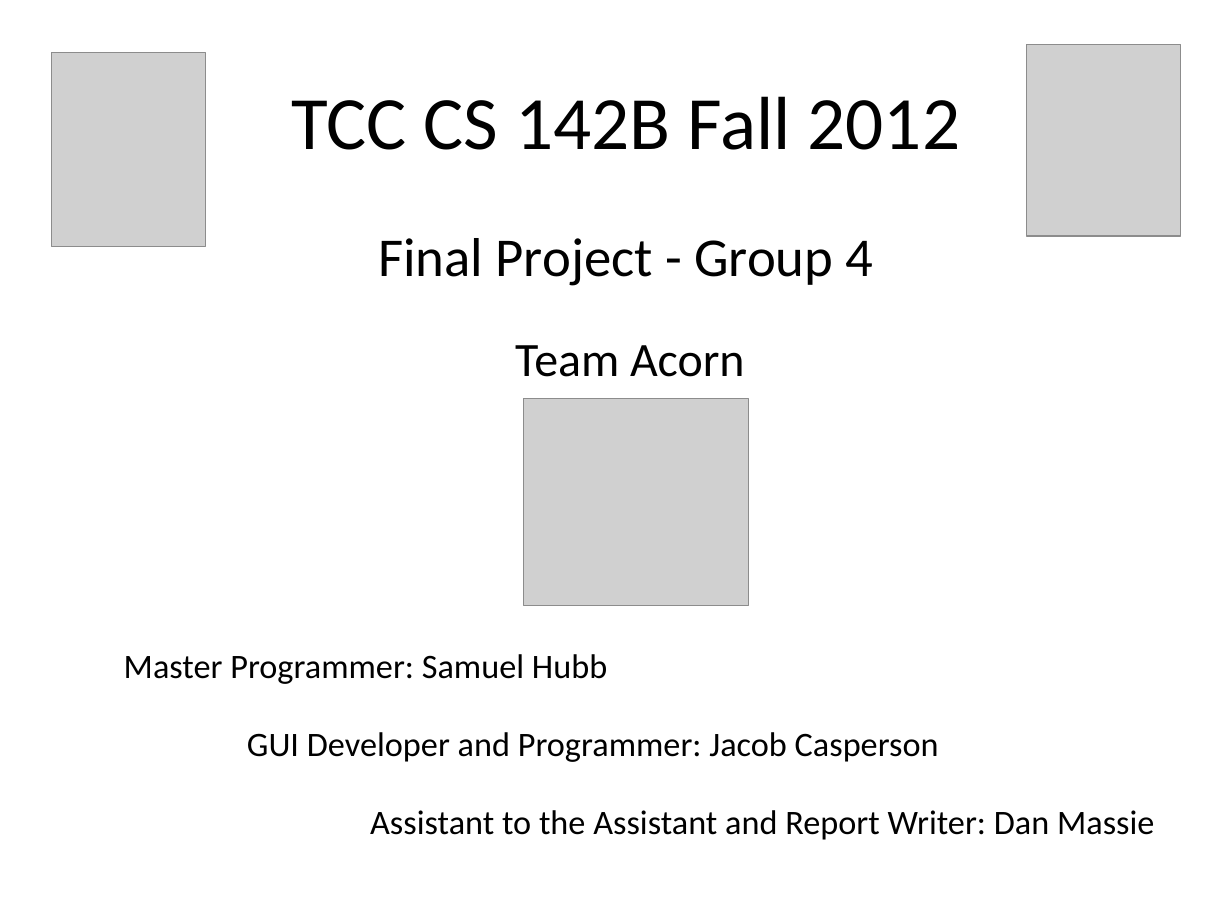
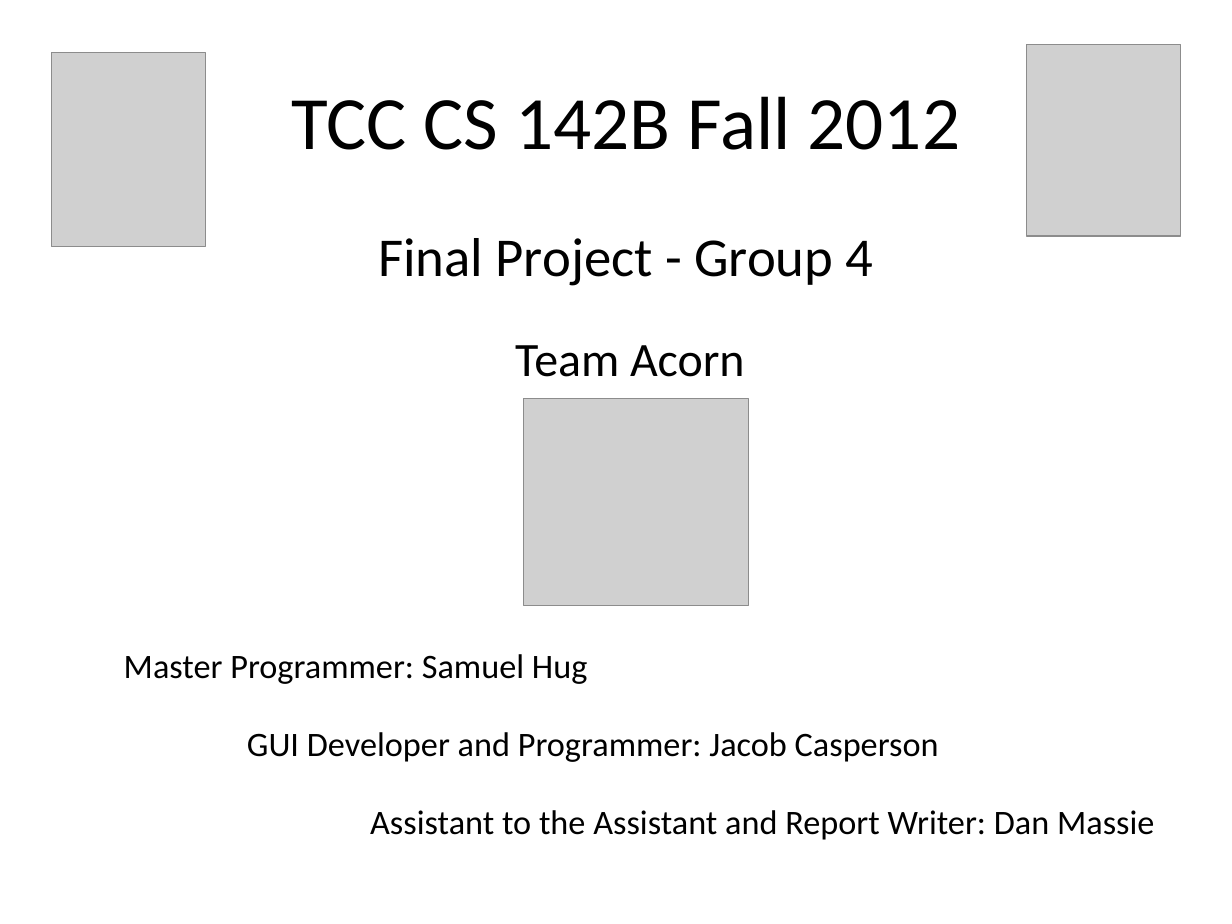
Before and after one commit to samhug/cs_142_final_project, a slide deck: slide 1 of JAVA Group Project Presentation.pptx. Drawn at 1232x924 pixels with LibreOffice and Linux fonts; fonts in the diff are those of the drawing; grey boxes stand for pictures. Boxes give left, top, right and bottom in pixels: in the first picture for what was removed or moved away, otherwise in the second. Text is boxed around its words. In the diff, an @@ line names an element or a change of style, - is before the commit and + after.

```diff
--- a/JAVA Group Project Presentation.pptx
+++ b/JAVA Group Project Presentation.pptx
@@ text at (x1=124, y1=654, x2=587, y2=684): text changed @@
-Master Programmer: Samuel Hubb
+Master Programmer: Samuel Hug
```
Also in this commit, not shown: 4 other slides changed, 1 slide added, 1 other file.
